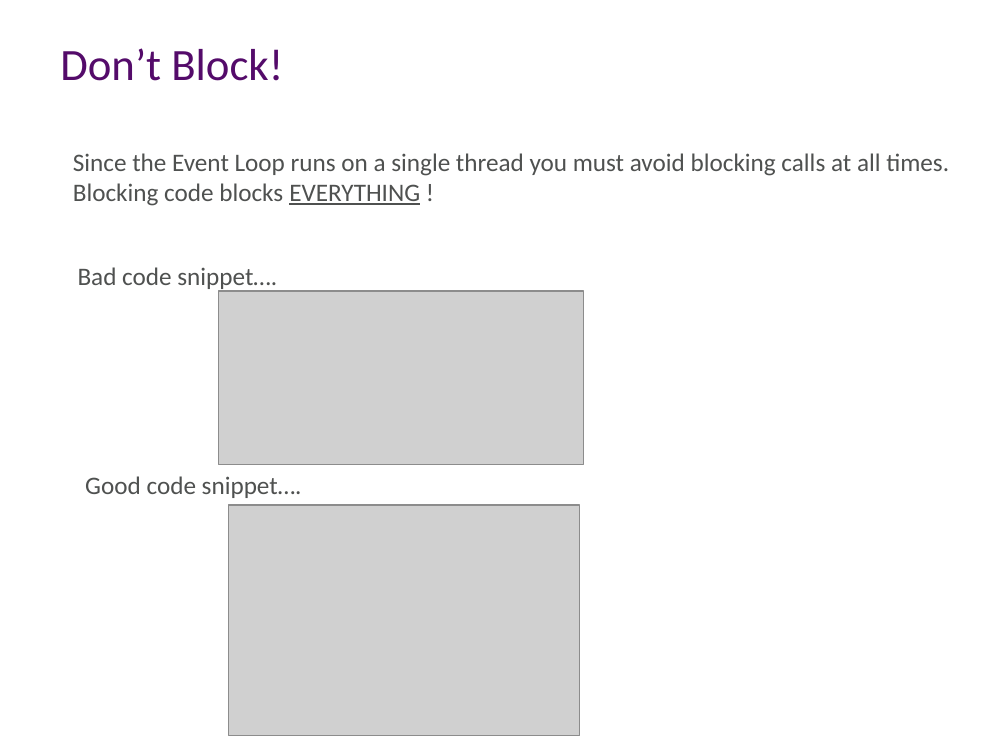
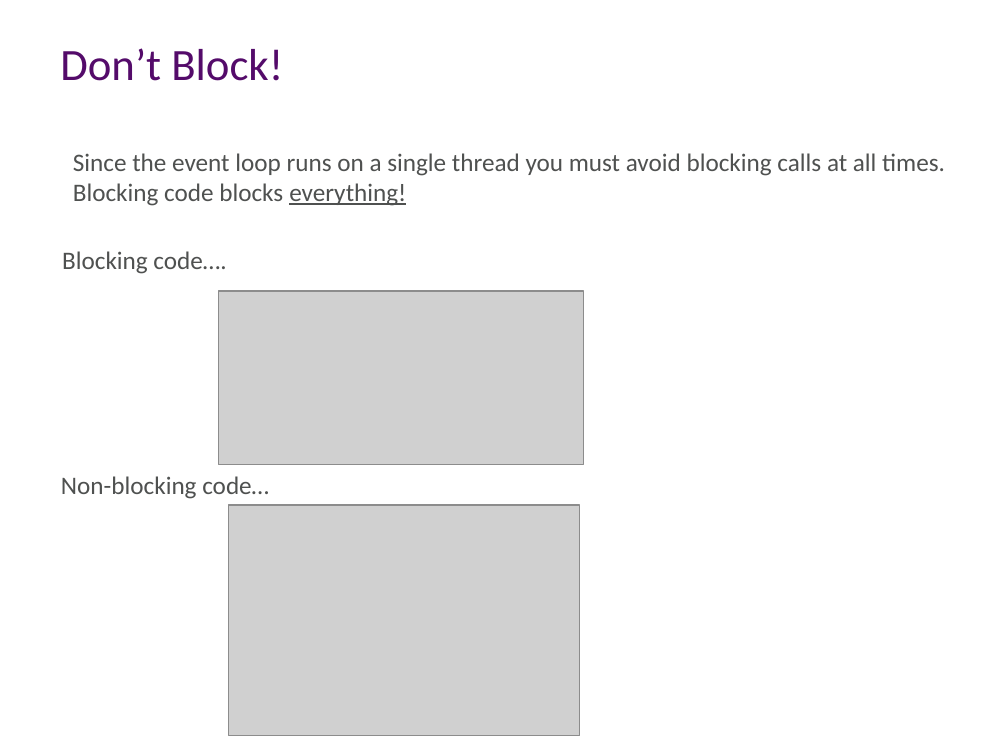
Before and after one commit to aidancasey/AzureNodeChatClient, a slide deck: slide 9 of presentation/Building Node.js Applications on Windows Azure.pptx. Drawn at 1008x756 pixels with LibreOffice and Linux fonts; fonts in the diff are those of the drawing; grey boxes stand for pictures; background and template pictures are left out. Boxes give left, top, right and bottom in pixels: in the first picture for what was removed or moved away, otherwise in the second. Text is boxed around its words. In the diff, an @@ line names an element or a change of style, - is before the commit and + after.

```diff
--- a/presentation/Building Node.js Applications on Windows Azure.pptx
+++ b/presentation/Building Node.js Applications on Windows Azure.pptx
@@ text at box(73, 153, 945, 206): text changed @@
-Since the Event Loop runs on a single thread you must avoid blocking calls at all times.
-Blocking code blocks EVERYTHING !
+Since the event loop runs on a single thread you must avoid blocking calls at all times.
+Blocking code blocks everything!
@@ text at box(62, 251, 226, 274): text changed @@
-Bad code snippet….
+Blocking code….
@@ text at box(61, 476, 269, 499): text changed @@
-Good code snippet….
+Non-blocking code…
```
Also in this commit, not shown: 9 other slides changed.
